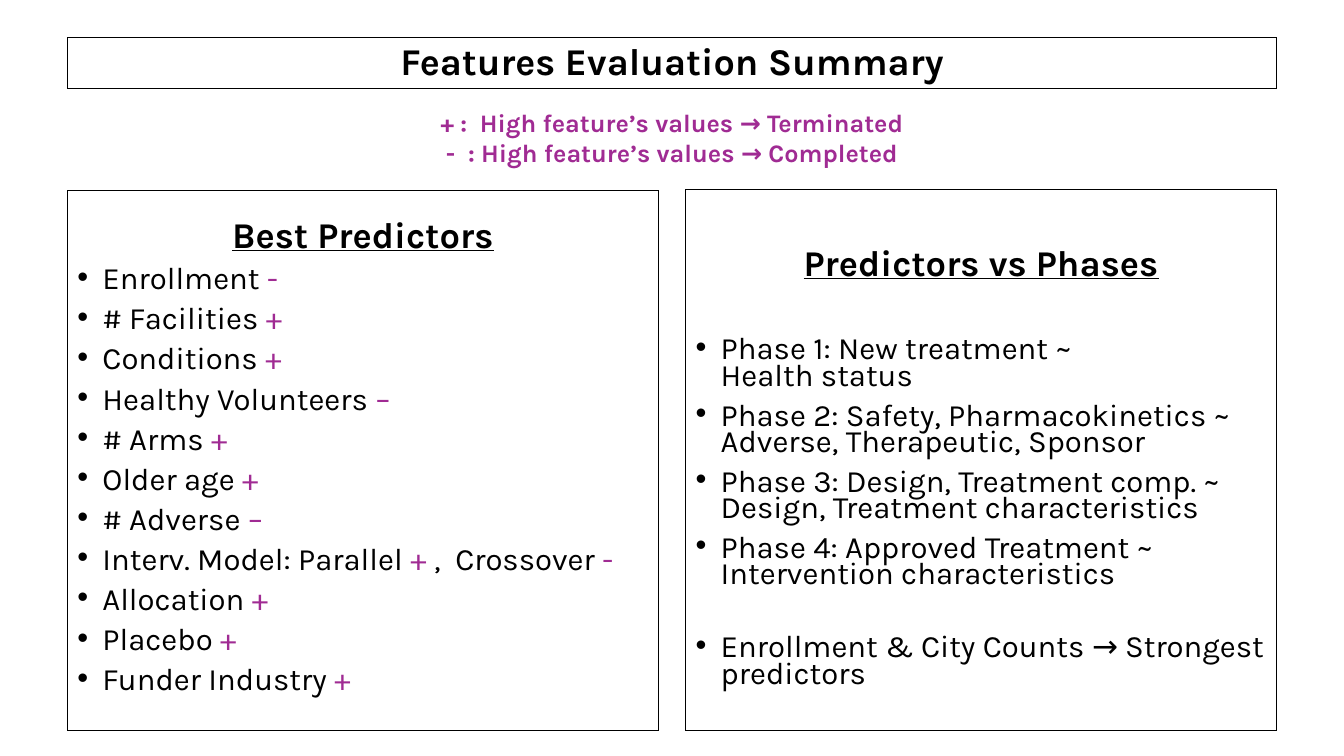
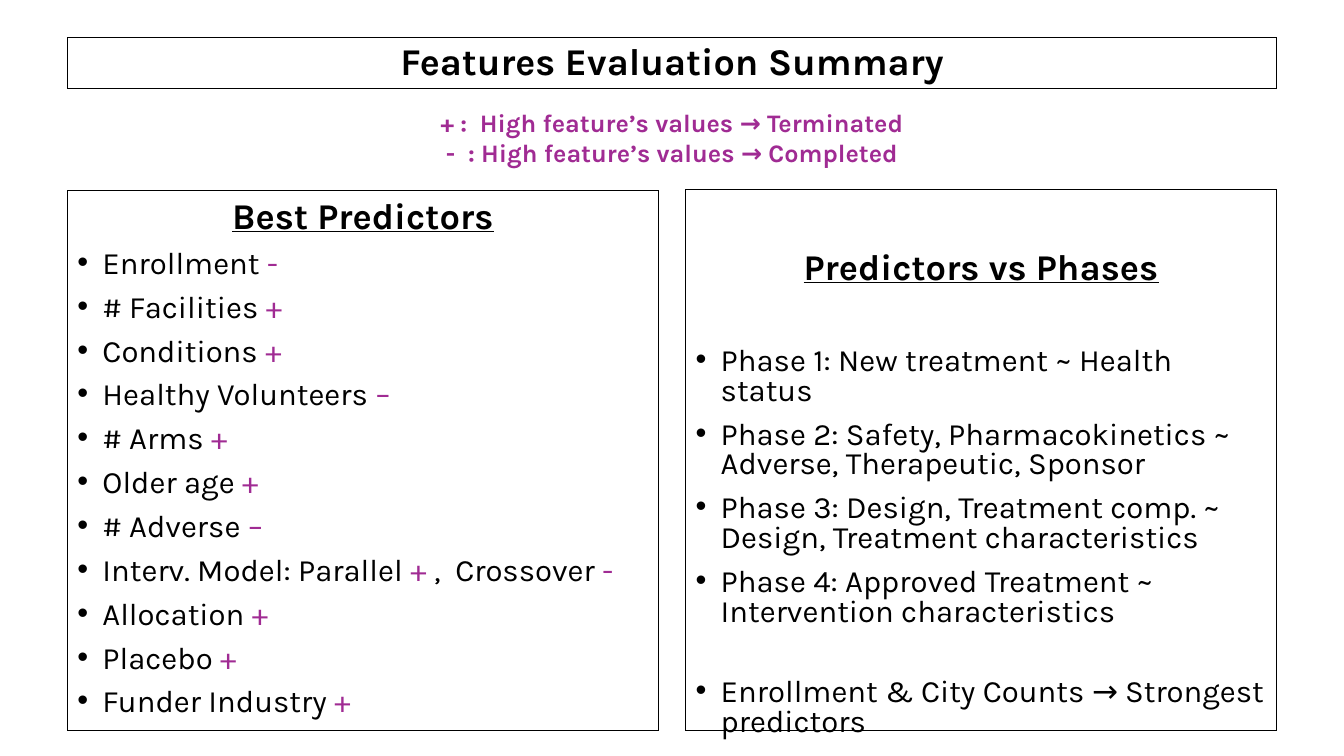
Before and after one commit to AndreouEugenia/Thesis, a slide deck: slide 25 of Thesis_Presentation.pptx (slide 23 before the commit). Drawn at 1344x756 pixels with LibreOffice and Linux fonts; fonts in the diff are those of the drawing; background and template pictures are left out. Boxes give left, top, right and bottom in pixels: in the first picture for what was removed or moved away, otherwise in the second. Text is boxed around its words. In the diff, an @@ line names an element or a change of style, - is before the commit and + after.

```diff
--- a/Thesis_Presentation.pptx
+++ b/Thesis_Presentation.pptx
@@ text "Best Predictors" at <box>68,191,659,731</box>: line spacing 0.7 to 0.8 @@
@@ text "Predictors vs Phases" at <box>686,190,1277,730</box>: line spacing 0.7 to 0.8 @@
```
Also in this commit, not shown: 9 other slides changed, 4 slides added, 1 slide removed, 1 other file.
